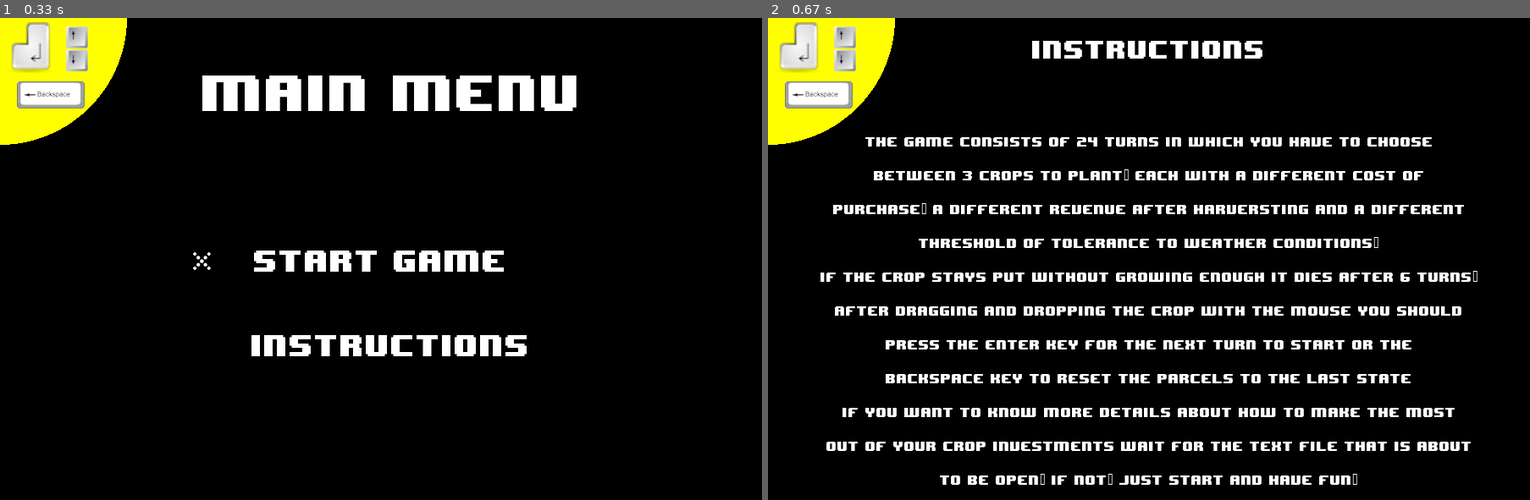
Above: before the commit, frames 1-2 (left to right).
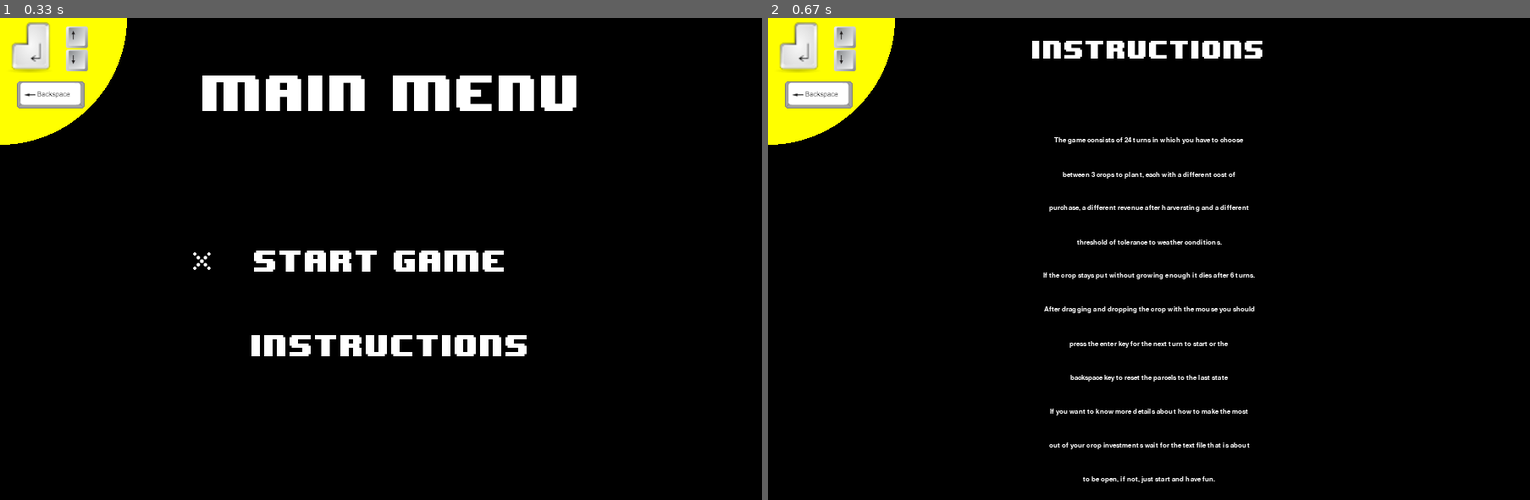
Above: after the commit, the same moments.

Repository: ignaciokairuz/pygame-videogame
Game: pygame game, started from A_MAIN_FILE.py
The game is run twice, just before and just after one commit, with the same random seed, the same clock (stepped at 60 frames per second) and the same inputs.
Inputs:
- Up to frame 1 (0.33 s): no input
- Up to frame 2 (0.67 s): hold Enter from 0.33 s (still down); hold Down from 0.33 s (still down)

Frame 1 is identical in both runs. In frame 2, 10% of the frame differs, in the area x 6-94%, y 24-97%.

Commit message:
Add files via upload

Diff:
--- a/G_game_menu.py
+++ b/G_game_menu.py
@@ -11,6 +11,7 @@
         self.display = pygame.Surface((self.DISPLAY_W,self.DISPLAY_H))
         self.window = pygame.display.set_mode(((self.DISPLAY_W,self.DISPLAY_H)))
         self.font_name = 'data/8-BIT WONDER.TTF'
+        self.font_name2 = 'data/EightBit Atari-Academy.ttf'
         self.BLACK, self.WHITE = (0, 0, 0), (255, 255, 255)
         self.main_menu = MainMenu(self)
         self.instructions = InstructionsMenu(self)
@@ -46,6 +47,13 @@
 
     def draw_text(self, text, size, x, y , color):
         font = pygame.font.Font(self.font_name,size)
+        text_surface = font.render(text, True, color)
+        text_rect = text_surface.get_rect()
+        text_rect.center = (x,y)
+        self.display.blit(text_surface,text_rect)
+
+    def draw_text2(self, text, size, x, y , color):
+        font = pygame.font.Font(self.font_name2,size)
         text_surface = font.render(text, True, color)
         text_rect = text_surface.get_rect()
         text_rect.center = (x,y)
@@ -141,6 +149,6 @@
                 count=0
                 for i in file:
                     count+=1
-                    self.game.draw_text(i.strip(), 13, self.game.DISPLAY_W / 2, self.game.DISPLAY_H / 2 - 180 +count*40, self.game.WHITE)
+                    self.game.draw_text2(i.strip(), 13, self.game.DISPLAY_W / 2, self.game.DISPLAY_H / 2 - 180 +count*40, self.game.WHITE)
             self.game.draw_text('Instructions', 25, self.game.DISPLAY_W / 2, self.game.DISPLAY_H / 2 - 250, self.game.WHITE)
             self.blit_screen()
